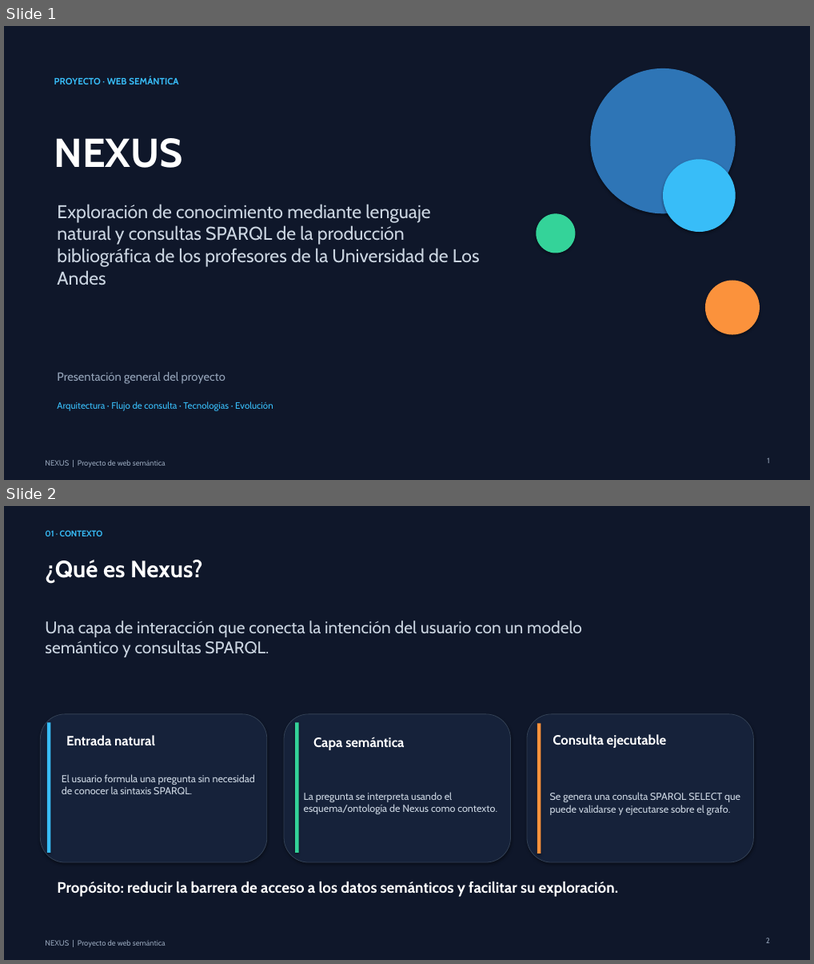
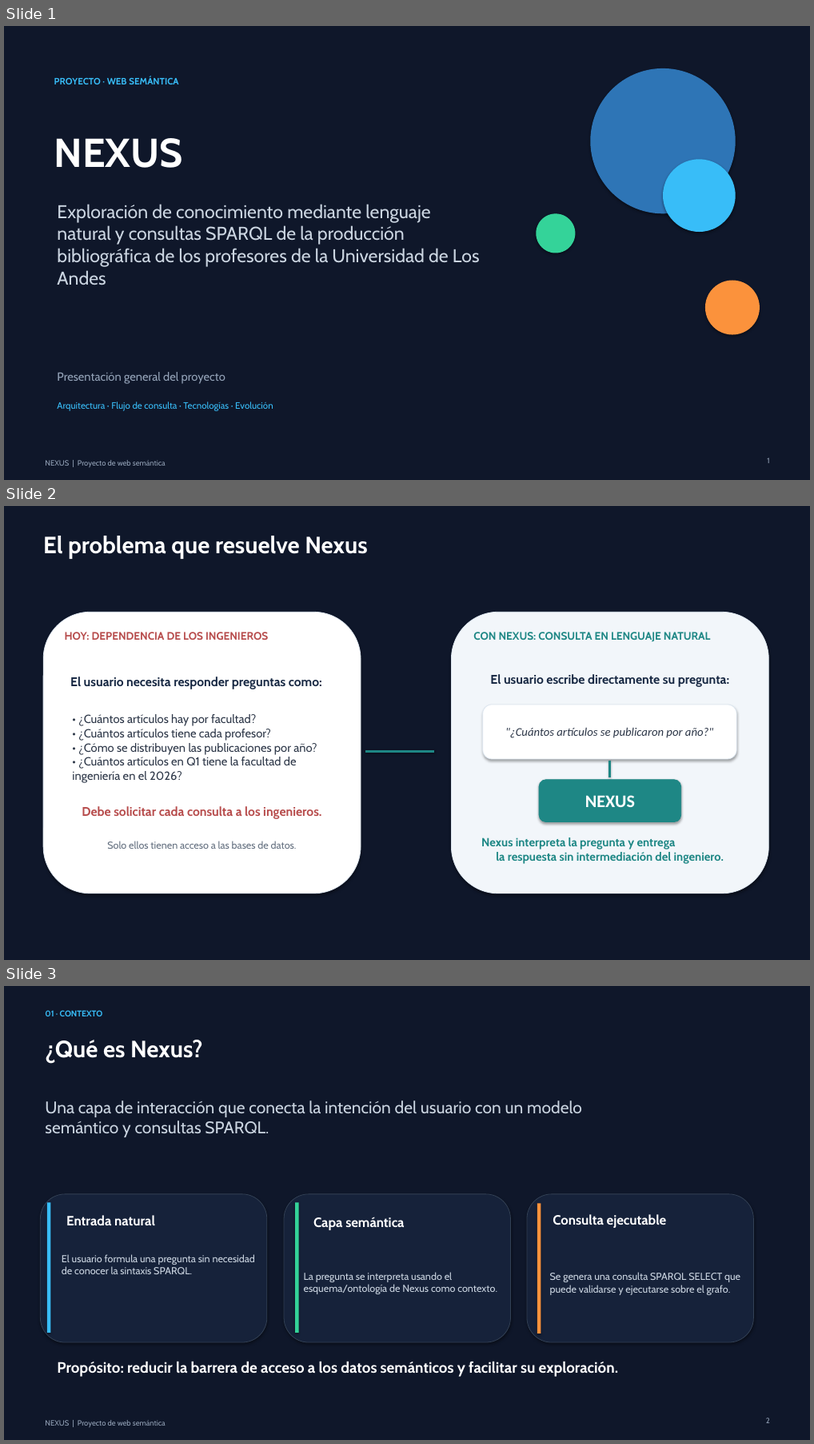
Before and after one commit to GabrielGomez9898/semantic_web, a slide deck: nexus/Nexus_presentacion.pptx. Shown one above the other, each under a label of ours: slides 1 and 2 before the commit, slides 1, 2 and 3 after it. The pictures are 814x964 and 814x1444 pixels, drawn with LibreOffice and Linux fonts; fonts in the diff are those of the drawing. Boxes give left, top, right and bottom in pixels: in the first picture for what was removed or moved away, otherwise in the second. Text is boxed around its words. In the diff, an @@ line names an element or a change of style, - is before the commit and + after.

```diff
--- a/nexus/Nexus_presentacion.pptx
+++ b/nexus/Nexus_presentacion.pptx
@@ slide 2 added at (4,506,810,960), background #0F172A @@
@@ text added at (43,536,367,559), 28 pt, text #FFFFFF, bold @@
+El problema que resuelve Nexus
@@ rounded rectangle added at (43,612,361,893), fill #FFFFFF, outline #DCE6F0 0.75 pt @@
@@ rounded rectangle added at (452,612,770,893), fill #F2F6FA, outline #DCE6F0 0.75 pt @@
@@ text added at (65,632,268,640), 13 pt, text #B74C4C, bold @@
+HOY: DEPENDENCIA DE LOS INGENIEROS
@@ text added at (474,632,711,642), 13 pt, text #1E8785, bold @@
+CON NEXUS: CONSULTA EN LENGUAJE NATURAL
@@ text added at (70,676,322,689), 15 pt, text #162742, bold @@
+El usuario necesita responder preguntas como:
@@ text added at (490,674,730,687), 15 pt, text #162742, bold @@
+El usuario escribe directamente su pregunta:
@@ text added at (72,714,317,783), 14 pt, text #2D3748 @@
+• ¿Cuántos artículos hay por facultad?
+• ¿Cuántos artículos tiene cada profesor?
+• ¿Cómo se distribuyen las publicaciones por año?
+• ¿Cuántos artículos en Q1 tiene la facultad de ingeniería en el 2026?
@@ rounded rectangle added at (483,704,738,759), fill #FFFFFF, outline #DCE6F0 0.75 pt, 14 pt, text #2D3748, italic @@
+"¿Cuántos artículos se publicaron por año?"
@@ line added from (366, 751) to (434, 751), #1E8785 3 pt @@
@@ line added from (610, 760) to (610, 777), #1E8785 2.2 pt @@
@@ rounded rectangle added at (539,780,682,822), fill #1E8785, outline #1E8785 0.75 pt, 21 pt, text #FFFFFF, bold @@
+NEXUS
@@ text added at (82,806,322,819), 15 pt, text #B74C4C, bold @@
+Debe solicitar cada consulta a los ingenieros.
@@ text added at (107,840,297,848), 12 pt, text #647080 @@
+Solo ellos tienen acceso a las bases de datos.
@@ text added at (482,837,724,864), 14 pt, text #1E8785, bold @@
+Nexus interpreta la pregunta y entrega
+la respuesta sin intermediación del ingeniero.
@@ what was slide 2 is now slide 3 @@
```
Also in this commit, not shown: 2 slides changed.
